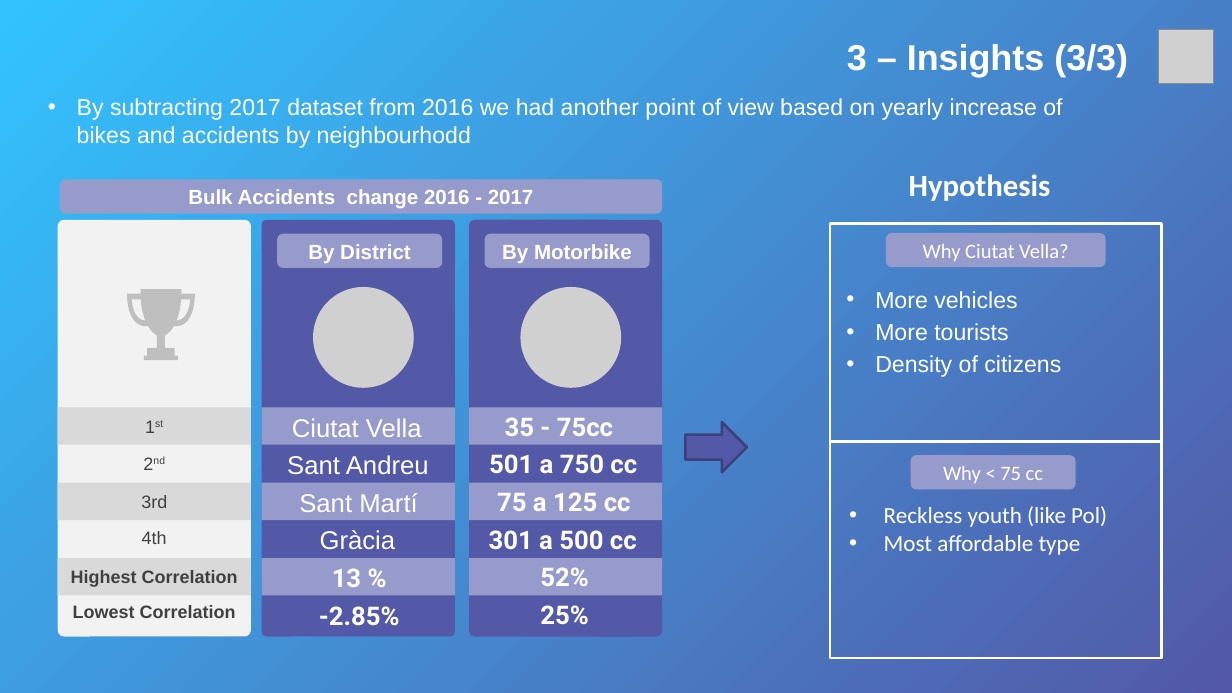
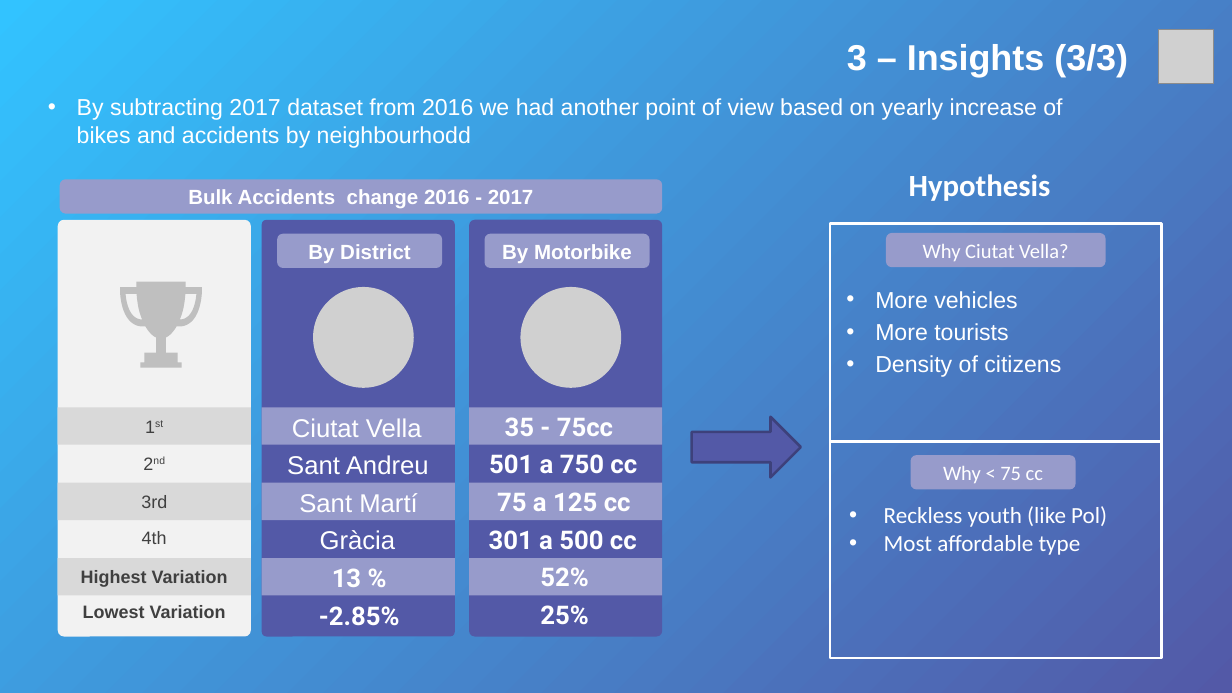
Before and after one commit to fyuji88/Project-Week-2-Barcelona, a slide deck: slide 9 of group7_transportation.pptx. Drawn at 1232x693 pixels with LibreOffice and Linux fonts; fonts in the diff are those of the drawing; grey boxes stand for pictures. Boxes give left, top, right and bottom in pixels: in the first picture for what was removed or moved away, otherwise in the second. Text is boxed around its words. In the diff, an @@ line names an element or a change of style, - is before the commit and + after.

```diff
--- a/group7_transportation.pptx
+++ b/group7_transportation.pptx
@@ freeform shape: place and size @@
-freeform shape at [128, 289, 195, 360]
+freeform shape at [120, 282, 202, 368]
@@ right arrow: place and size @@
-right arrow at [685, 422, 747, 472]
+right arrow at [691, 417, 800, 478]
@@ text in rectangle at [81, 570, 228, 587]: text changed @@
-Highest Correlation
+Highest Variation
@@ text at [83, 605, 226, 618]: text changed @@
-Lowest Correlation
+Lowest Variation
```
Also in this commit, not shown: 6 other slides changed, 3 other files.
